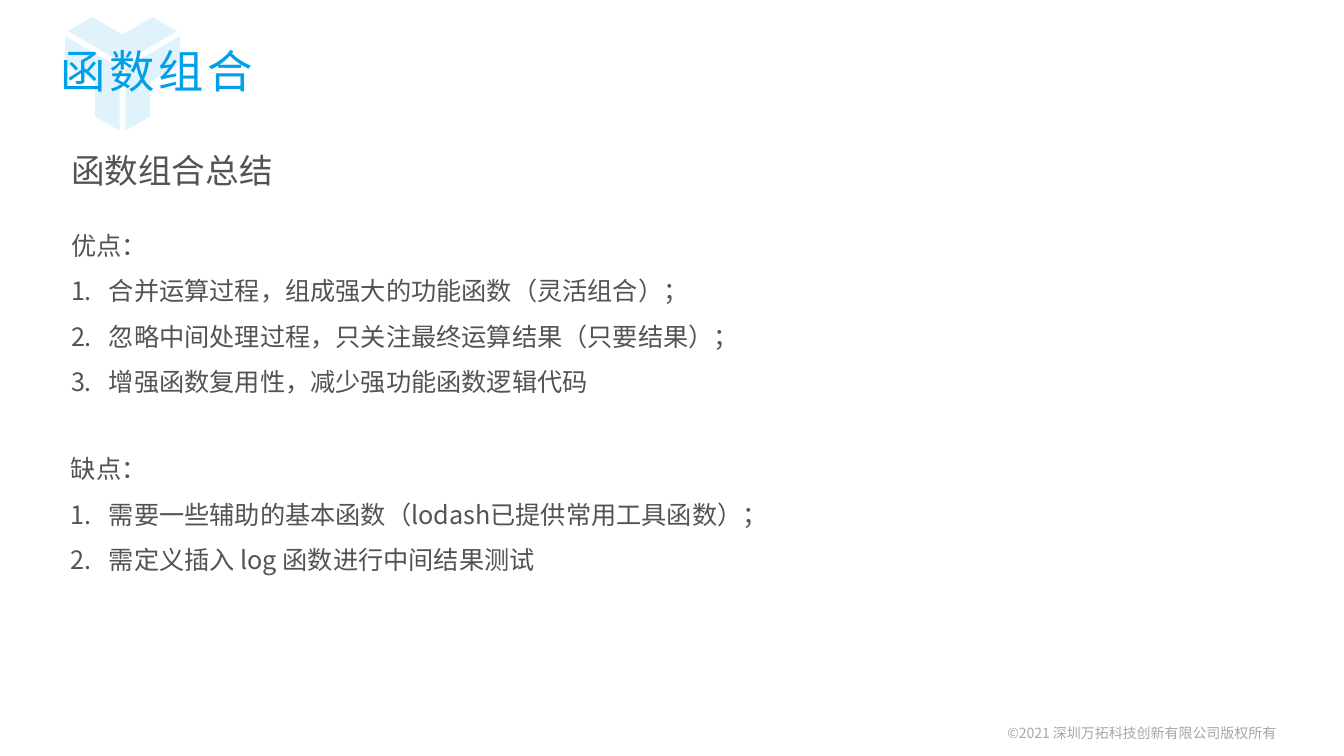
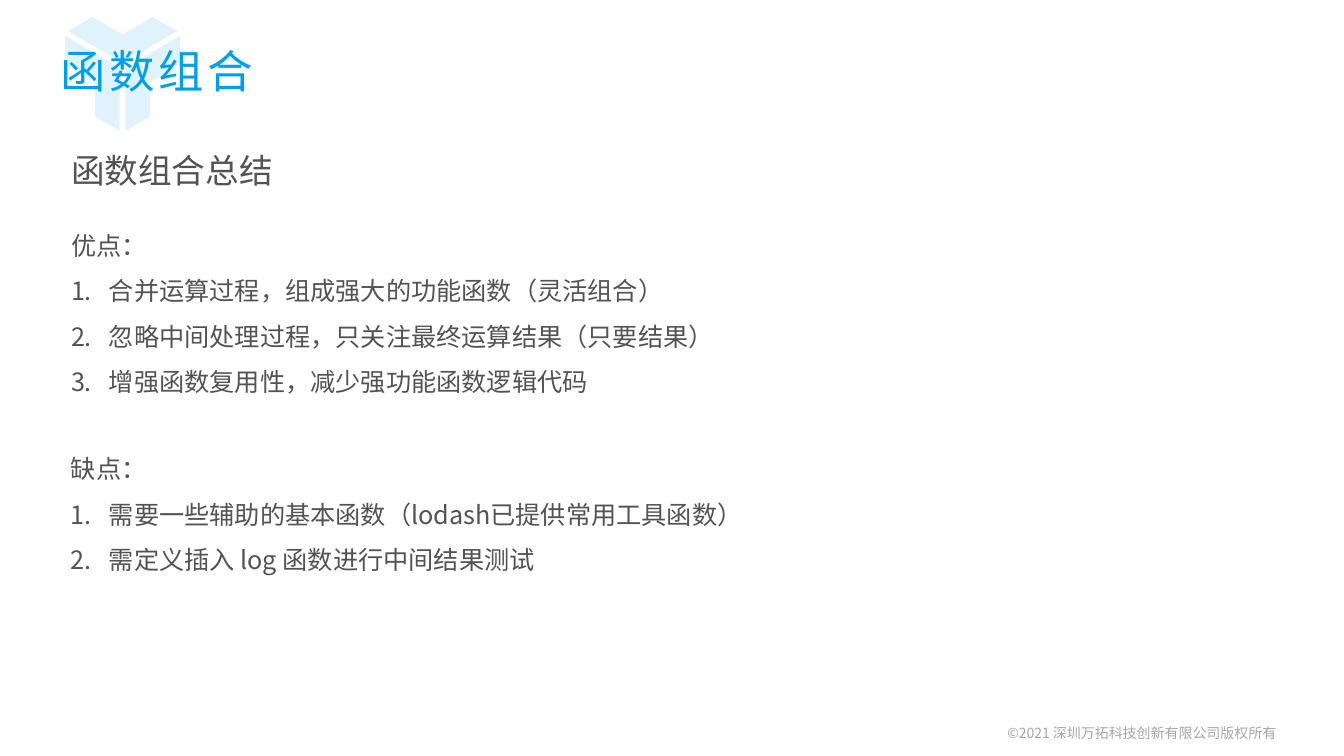
Before and after one commit to ZengLingYong/Blog, a slide deck: slide 28 of 函数编程范式.pptx. Drawn at 1344x756 pixels with LibreOffice and Linux fonts; fonts in the diff are those of the drawing; background and template pictures are left out. Boxes give left, top, right and bottom in pixels: in the first picture for what was removed or moved away, otherwise in the second. Text is boxed around its words. In the diff, an @@ line names an element or a change of style, - is before the commit and + after.

```diff
--- a/函数编程范式.pptx
+++ b/函数编程范式.pptx
@@ text at (109,278,714,349): text changed @@
-1. 合并运算过程，组成强大的功能函数（灵活组合）；
-2. 忽略中间处理过程，只关注最终运算结果（只要结果）；
+1. 合并运算过程，组成强大的功能函数（灵活组合）
+2. 忽略中间处理过程，只关注最终运算结果（只要结果）
@@ text at (109,502,743,527): text changed @@
-1. 需要一些辅助的基本函数（lodash已提供常用工具函数）；
+1. 需要一些辅助的基本函数（lodash已提供常用工具函数）
```
Also in this commit, not shown: 14 other slides changed.
